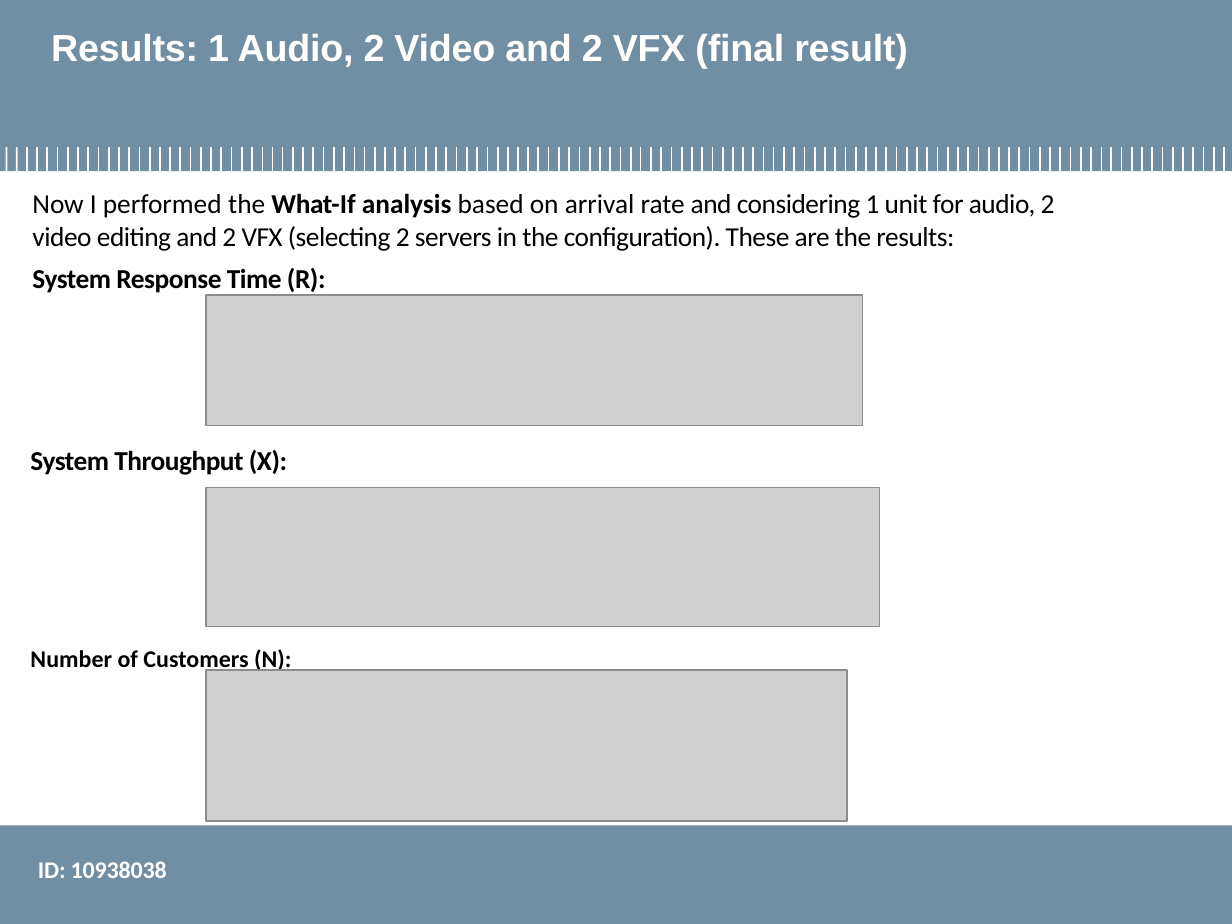
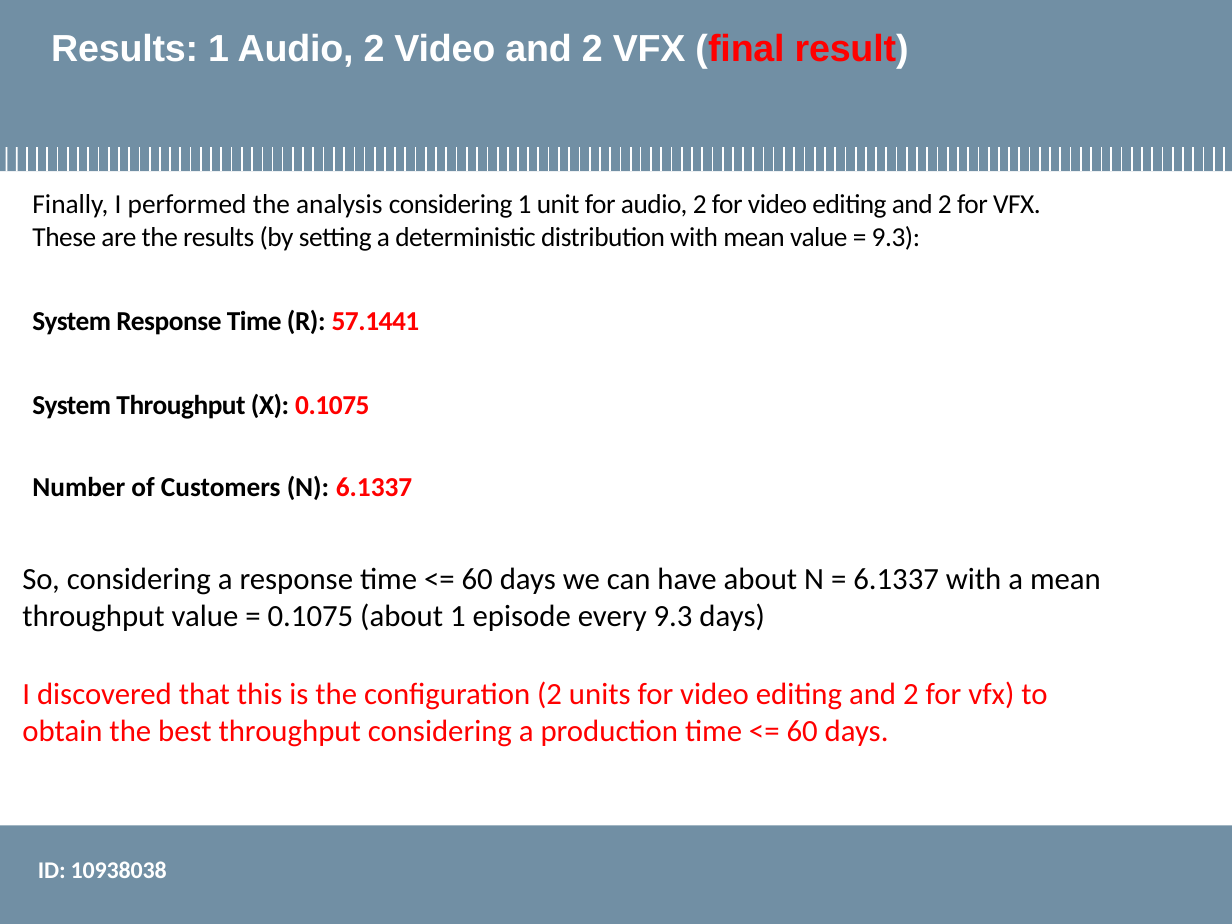
Before and after one commit to smn07/performance_evaluation_application, a slide deck: slide 15 of Final_Project/finalProject_open10938038.pptx (slide 16 before the commit). Drawn at 1232x924 pixels with LibreOffice and Linux fonts; fonts in the diff are those of the drawing; grey boxes stand for pictures; background and template pictures are left out. Boxes give left, top, right and bottom in pixels: in the first picture for what was removed or moved away, otherwise in the second. Text is boxed around its words. In the diff, an @@ line names an element or a change of style, - is before the commit and + after.

```diff
--- a/Final_Project/finalProject_open10938038.pptx
+++ b/Final_Project/finalProject_open10938038.pptx
@@ title "Results: 1 Audio, 2 Video ..." at (x1=51, y1=33, x2=909, y2=68): text colour #FFFFFF to #FF0000 in "(final result)" @@
@@ text at (x1=32, y1=194, x2=1041, y2=335): text changed @@
-Now I performed the What-If analysis based on arrival rate and considering 1 unit for audio, 2 video editing and 2 VFX (selecting 2 servers in the configuration). These are the results:
-System Response Time (R):
+Finally, I performed the analysis considering 1 unit for audio, 2 for video editing and 2 for VFX. These are the results (by setting a deterministic distribution with mean value = 9.3):
+System Response Time (R): 57.1441
@@ picture removed at (x1=206, y1=296, x2=862, y2=426) @@
@@ text at (x1=32, y1=394, x2=369, y2=419): text changed @@
-System Throughput (X):
+System Throughput (X): 0.1075
@@ text at (x1=32, y1=476, x2=412, y2=500): text changed; size 14 to 16 pt @@
-Number of Customers (N):
+Number of Customers (N): 6.1337
@@ picture removed at (x1=206, y1=487, x2=880, y2=626) @@
@@ text added at (x1=22, y1=567, x2=1101, y2=747), 18 pt, text #FF0000 @@
+So, considering a response time <= 60 days we can have about N = 6.1337 with a mean throughput value = 0.1075 (about 1 episode every 9.3 days)
+I discovered that this is the configuration (2 units for video editing and 2 for vfx) to obtain the best throughput considering a production time <= 60 days.
@@ picture removed at (x1=206, y1=670, x2=846, y2=821) @@
```
Also in this commit, not shown: 7 other slides changed, 2 slides removed, 3 other files.
